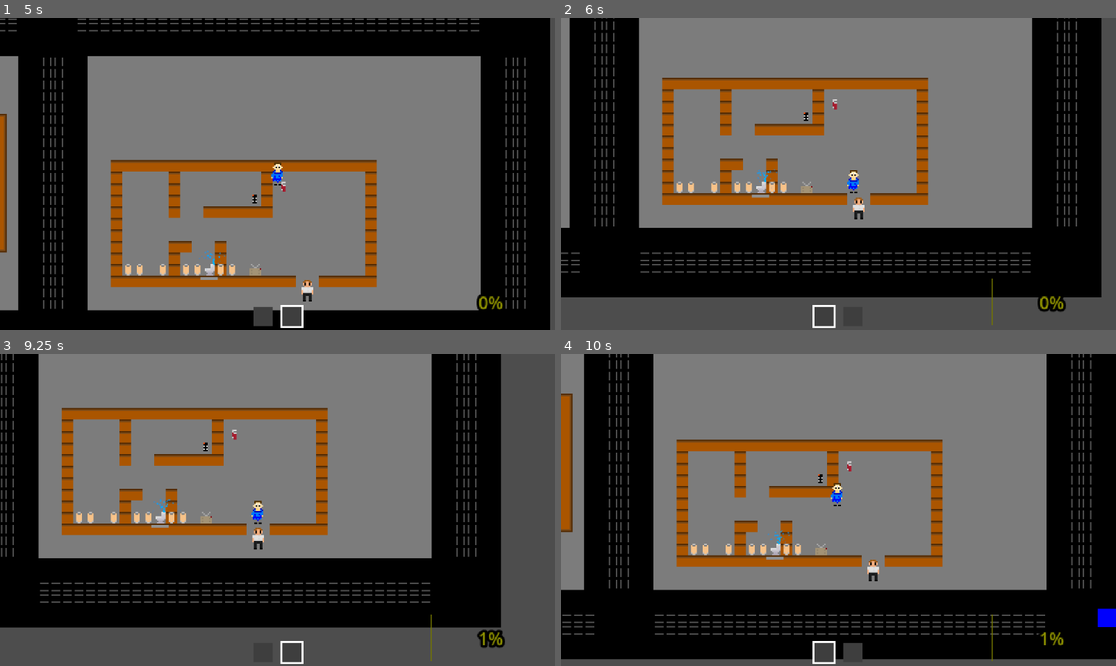
Above: before the commit, frames 1-4 (two rows, left to right).
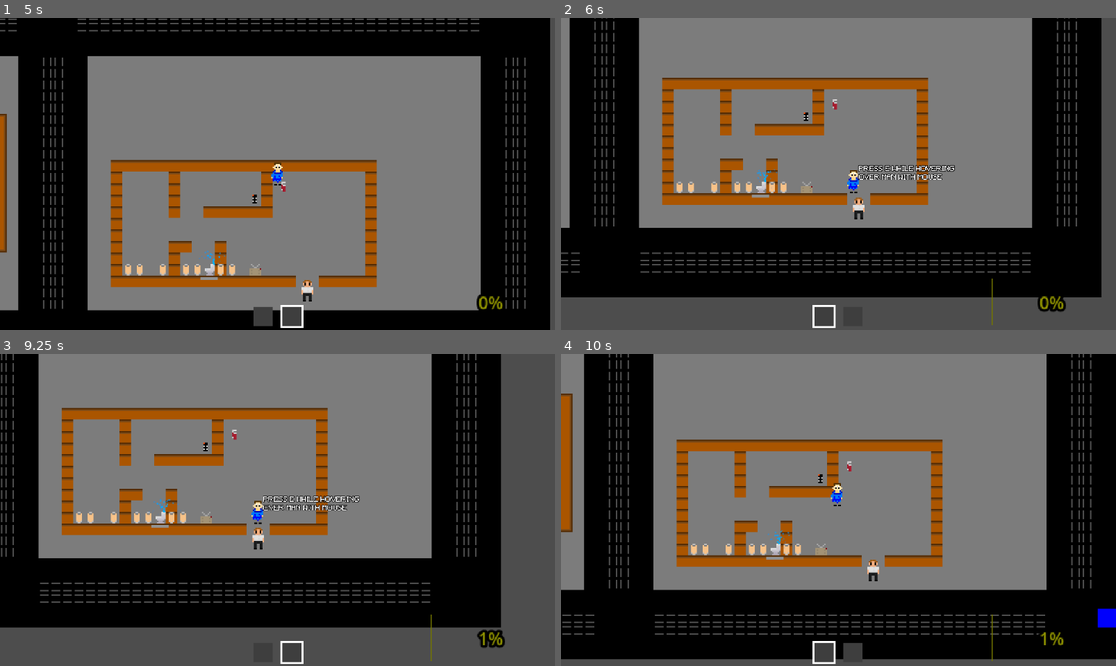
Above: after the commit, the same moments.

Repository: Miles-Miles2/MicroJam_RETRO
Game: Godot game, scene res://scenes/map.tscn
Same seed, same stepped clock (60 frames per second), same inputs: the game is played once before the commit and once after it.
Inputs (mouse positions are in pixels of both pictures, inside the frame that each line leads up to):
- Up to frame 1 (5 s): move the mouse to (399, 158) at 0.52 s; hold D (move_right) 0.53-1.28 s; tap Q (drop) at 0.6, 4.35 s; move the mouse to (166, 189) at 1.27 s; hold S (move_down) 1.28-2.03 s; tap E (interact) at 1.35 s; move the mouse to (333, 105) at 2.02 s; hold D (move_right) 2.03-2.78 s; tap 1 (invSlot1) at 2.1 s; tap Enter at 2.75 s; move the mouse to (249, 236) at 2.77 s; hold W (move_up) 2.78-3.53 s; tap 2 (invSlot2) at 2.85 s; move the mouse to (444, 220) at 3.52 s; hold A (move_left) from 3.53 s (still down); click (444, 220) at 3.6 s; move the mouse to (111, 127) at 4.27 s
- Up to frame 2 (6 s): move the mouse to (866, 174) at 5.02 s; release A (move_left) at 5.03 s; hold S (move_down) 5.03-5.78 s; tap E (interact) at 5.1 s; move the mouse to (755, 96) at 5.77 s; hold D (move_right) from 5.78 s (still down); tap 1 (invSlot1) at 5.85 s
- Up to frame 3 (9.25 s): move the mouse to (399, 494) at 6.52 s; release D (move_right) at 6.53 s; hold W (move_up) 6.53-7.28 s; tap 2 (invSlot2) at 6.6 s; move the mouse to (166, 525) at 7.27 s; hold D (move_right) 7.28-8.03 s; click (166, 525) at 7.35 s; move the mouse to (333, 441) at 8.02 s; hold S (move_down) 8.03-8.78 s; tap Q (drop) at 8.1 s; move the mouse to (249, 572) at 8.77 s; hold A (move_left) from 8.78 s (still down); tap E (interact) at 8.85 s
- Up to frame 4 (10 s): move the mouse to (1005, 556) at 9.52 s; release A (move_left) at 9.53 s; hold W (move_up) from 9.53 s (still down); tap 1 (invSlot1) at 9.6 s

Frame 1 is identical in both runs. In frame 2, 0.5% of the frame differs, in the area x 37-71%, y 46-52%; in frame 3, 0.5%; in frame 4, less than 0.1%.

Commit message:
prompt for jehova and car

Diff:
--- a/scenes/car.tscn
+++ b/scenes/car.tscn
@@ -20,6 +20,9 @@
 "name": &"default",
 "speed": 5.0
 }]
+
+[sub_resource type="RectangleShape2D" id="RectangleShape2D_q4pge"]
+size = Vector2(4.11969, 2.05084)
 
 [sub_resource type="RectangleShape2D" id="RectangleShape2D_q46mh"]
 size = Vector2(4.91428, 1.53625)
@@ -218,6 +221,13 @@
 sprite_frames = SubResource("SpriteFrames_7dyo7")
 flip_h = true
 
+[node name="StaticBody2D" type="StaticBody2D" parent="."]
+scale = Vector2(1.11362, 1.23973)
+
+[node name="CollisionShape2D" type="CollisionShape2D" parent="StaticBody2D"]
+position = Vector2(0.497991, 0.381755)
+shape = SubResource("RectangleShape2D_q4pge")
+
 [node name="alarmSFX" type="AudioStreamPlayer2D" parent="."]
 stream = ExtResource("2_ilcqm")
 volume_db = -20.0
--- a/scenes/jehovas_witness.tscn
+++ b/scenes/jehovas_witness.tscn
@@ -171,6 +171,7 @@
 
 [node name="CollisionShape2D" type="CollisionShape2D" parent="StaticBody2D"]
 process_priority = 1
+process_physics_priority = 1
 position = Vector2(0, 0.5)
 shape = SubResource("RectangleShape2D_ml0ie")
 
--- /dev/null
+++ b/scenes/label.gd
@@ -0,0 +1,14 @@
+extends Label
+
+@onready var car: AnimatedSprite2D = $"../../Annoyances/car"
+@onready var jehova: Node2D = $"../../Annoyances/Jehova"
+
+
+
+func _process(delta: float) -> void:
+	if car.get_node("Area2D").overlappingPlayer():
+		text = ("SPAM E WHILE HOVERING\nOVER CAR WITH MOUSE")
+	elif jehova.get_node("Area2D").overlappingPlayer():
+		text = ("PRESS E WHILE HOVERING\nOVER MAN WITH MOUSE")
+	else:
+		text = ("")
--- a/scenes/map.tscn
+++ b/scenes/map.tscn
@@ -1,8 +1,10 @@
-[gd_scene load_steps=22 format=3 uid="uid://bd8sj6gy5u2v2"]
+[gd_scene load_steps=24 format=3 uid="uid://bd8sj6gy5u2v2"]
 
 [ext_resource type="Texture2D" uid="uid://dw1lmt2nhp1r7" path="res://Assets/Sprites/1.png" id="1_8onjb"]
+[ext_resource type="FontFile" uid="uid://b6r1i3o53ider" path="res://Assets/Minecraft.ttf" id="3_kwuta"]
 [ext_resource type="PackedScene" uid="uid://dh7kpecfgof2x" path="res://scenes/player.tscn" id="3_shkqn"]
 [ext_resource type="PackedScene" uid="uid://bfaa0gnwd71kl" path="res://scenes/toilet.tscn" id="4_0c5x1"]
+[ext_resource type="Script" path="res://scenes/label.gd" id="4_fh6o7"]
 [ext_resource type="PackedScene" uid="uid://enryp0oxeu15" path="res://scenes/tv.tscn" id="5_2r7p3"]
 [ext_resource type="PackedScene" uid="uid://rgbtarjjd35p" path="res://scenes/jehovas_witness.tscn" id="5_8bp7b"]
 [ext_resource type="Script" path="res://scripts/gamemanager.gd" id="5_loysh"]
@@ -121,21 +123,33 @@
 
 [node name="map" type="Node2D"]
 
+[node name="gamemanager" type="Node" parent="."]
+script = ExtResource("5_loysh")
+
+[node name="annoyance timer" type="Timer" parent="gamemanager"]
+one_shot = true
+autostart = true
+
+[node name="Timer" type="Timer" parent="gamemanager"]
+autostart = true
+
 [node name="player" parent="." node_paths=PackedStringArray("outline1", "outline2") instance=ExtResource("3_shkqn")]
 z_index = 2
 position = Vector2(-580, 25)
 outline1 = NodePath("../CanvasLayer/slot1/outline")
 outline2 = NodePath("../CanvasLayer/slot2/outline")
 
-[node name="gamemanager" type="Node" parent="."]
-script = ExtResource("5_loysh")
-
-[node name="annoyance timer" type="Timer" parent="gamemanager"]
-one_shot = true
-autostart = true
-
-[node name="Timer" type="Timer" parent="gamemanager"]
-autostart = true
+[node name="Label" type="Label" parent="player"]
+offset_left = 4.0
+offset_top = -11.0
+offset_right = 107.0
+offset_bottom = 24.0
+scale = Vector2(0.304607, 0.304607)
+theme_override_constants/outline_size = 5
+theme_override_fonts/font = ExtResource("3_kwuta")
+text = "SPAM E
+"
+script = ExtResource("4_fh6o7")
 
 [node name="items" type="Node" parent="."]
 
@@ -148,6 +162,7 @@
 [node name="Annoyances" type="Node" parent="."]
 
 [node name="car" parent="Annoyances" instance=ExtResource("9_eq6dh")]
+scale = Vector2(12.582, 13.1653)
 
 [node name="Jehova" parent="Annoyances" instance=ExtResource("5_8bp7b")]
 position = Vector2(-579, 62)
--- a/scripts/car.gd
+++ b/scripts/car.gd
@@ -11,6 +11,9 @@
 @export var active: bool = false
 
 var health = 10
+
+func overlappingPlayer():
+	return overlaps_body(get_parent().get_parent().get_parent().get_node("player"))
 
 func disable():
 	animation.play("leave")
--- a/scripts/jehovas_witness.gd
+++ b/scripts/jehovas_witness.gd
@@ -8,6 +8,9 @@
 @onready var talking: AudioStreamPlayer2D = $AudioStreamPlayer2D
 
 @export var active = false
+
+func overlappingPlayer():
+	return overlaps_body(get_parent().get_parent().get_parent().get_node("player"))
 
 func beginEvent():
 	active = true
Not shown: 1 places in scenes/car.tscn that only renumber resources
Not shown: 1 places in scenes/map_milesCopy.tscn that only renumber resources
